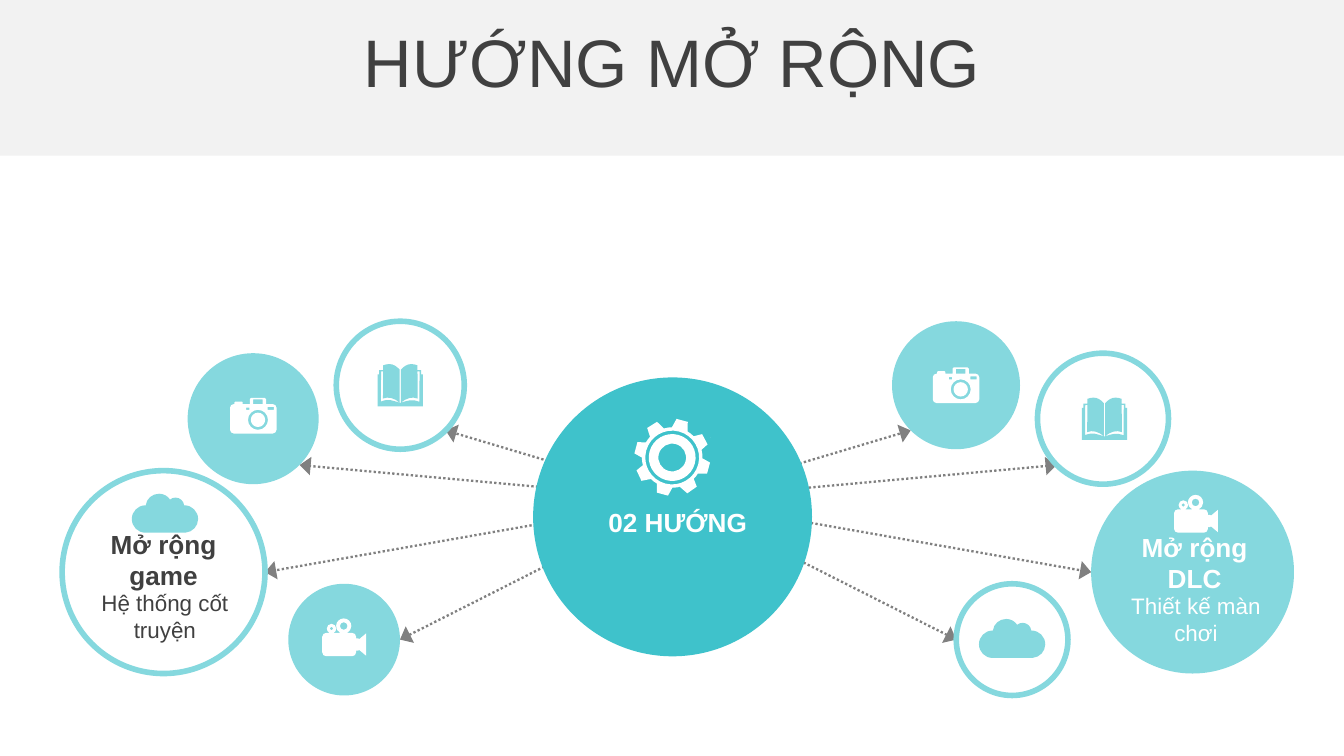
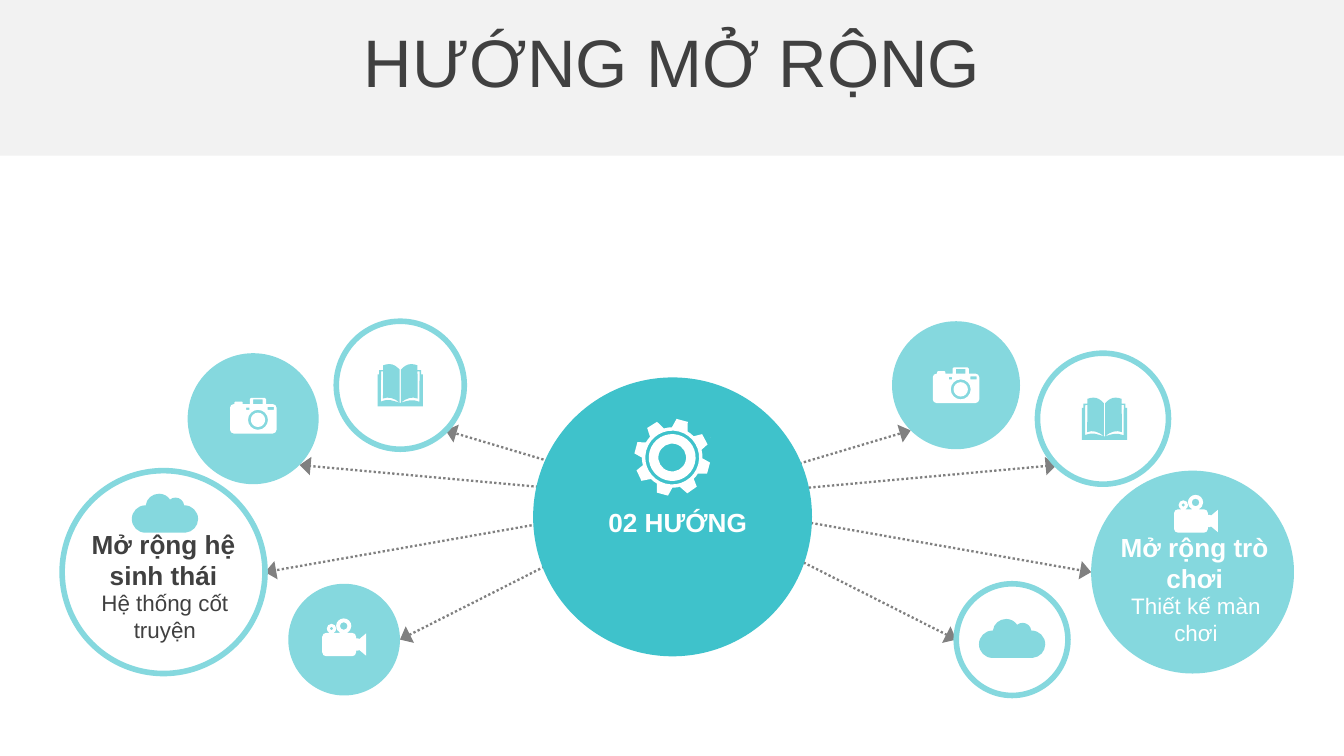
Before and after one commit to chicken-developer/legend-of-pirate, a slide deck: slide 6 of documents/Slide.pptx. Drawn at 1344x756 pixels with LibreOffice and Linux fonts; fonts in the diff are those of the drawing; background and template pictures are left out. Boxes give left, top, right and bottom in pixels: in the first picture for what was removed or moved away, otherwise in the second. Text is boxed around its words. In the diff, an @@ line names an element or a change of style, - is before the commit and + after.

```diff
--- a/documents/Slide.pptx
+++ b/documents/Slide.pptx
@@ text at (92,534,235,586): text changed @@
-Mở rộng game
+Mở rộng hệ sinh thái
@@ text at (1121,537,1269,588): text changed @@
-Mở rộng DLC
+Mở rộng trò chơi
```
Also in this commit, not shown: 4 other slides changed, 1 other file.
